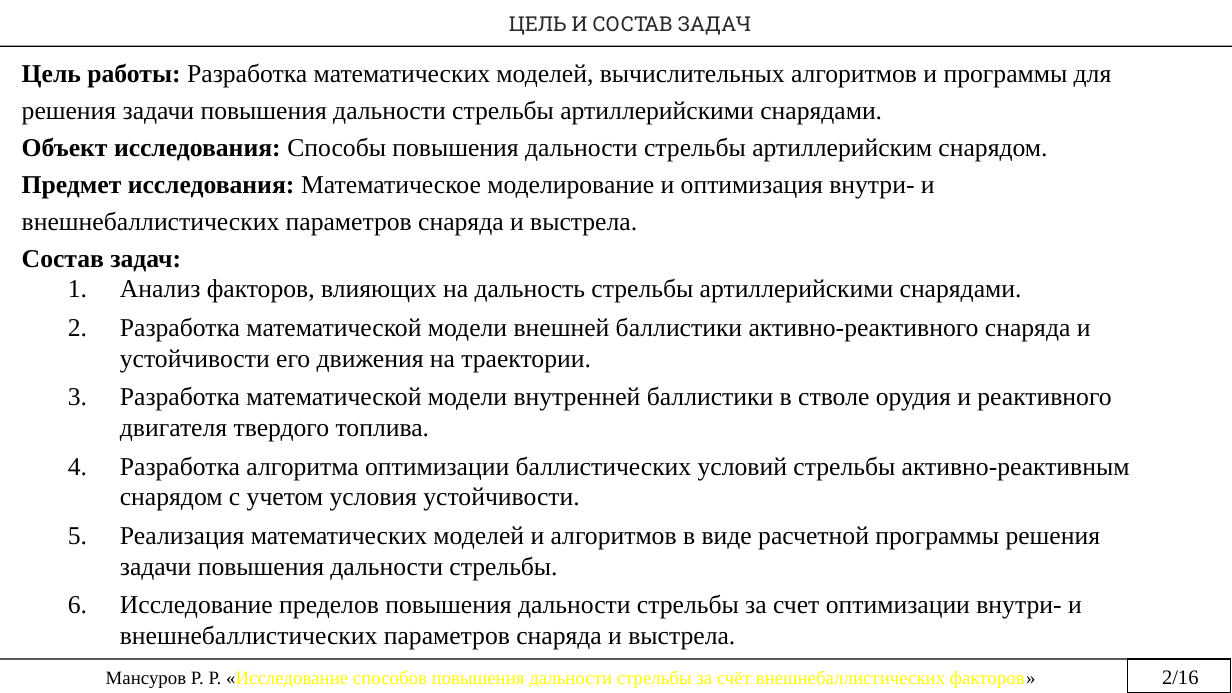
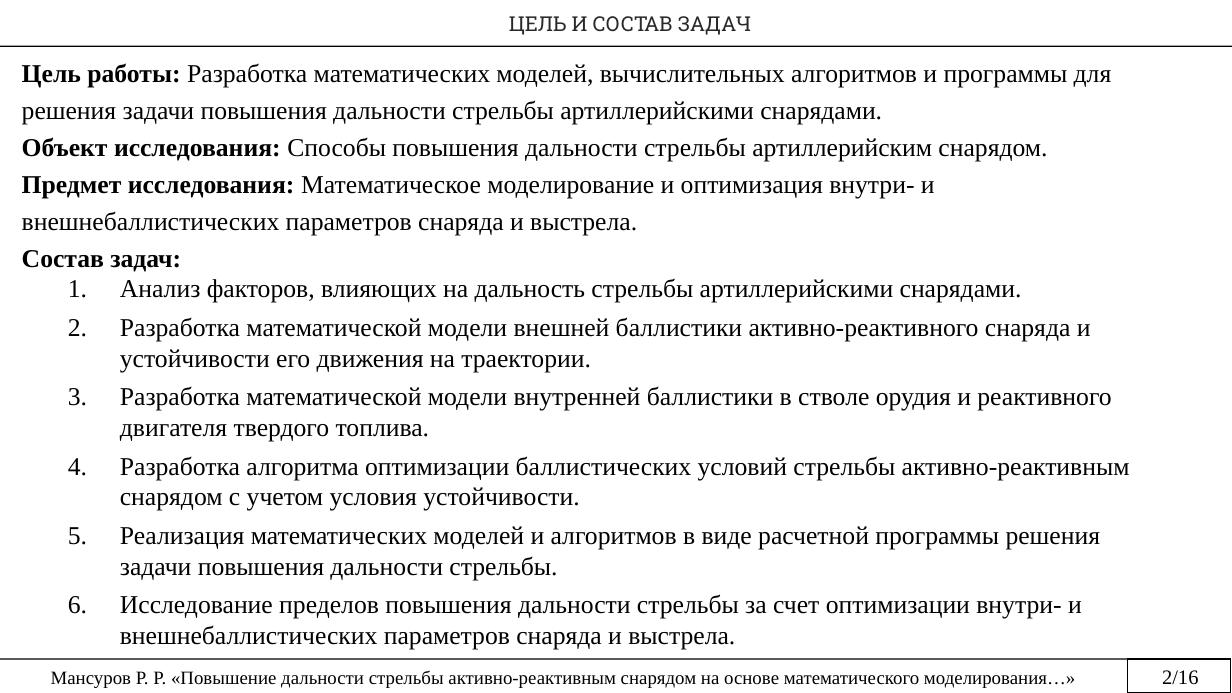
Before and after one commit to rustam-mansurov/cats, a slide deck: slide 2 of Мансуров Р.Р. — копия (2).pptx. Drawn at 1232x693 pixels with LibreOffice and Linux fonts; fonts in the diff are those of the drawing. Boxes give left, top, right and bottom in pixels: in the first picture for what was removed or moved away, otherwise in the second. Text is boxed around its words. In the diff, an @@ line names an element or a change of style, - is before the commit and + after.

```diff
--- a/Мансуров Р.Р. — копия (2).pptx
+++ b/Мансуров Р.Р. — копия (2).pptx
@@ text at (x1=51, y1=670, x2=1075, y2=688): text changed; text colour #FFFF00 to #000000 @@
-Мансуров Р. Р. «Исследование способов повышения дальности стрельбы за счёт внешнебаллистических факторов»
+Мансуров Р. Р. «Повышение дальности стрельбы активно-реактивным снарядом на основе математического моделирования…»
```
Also in this commit, not shown: 15 other slides changed.
